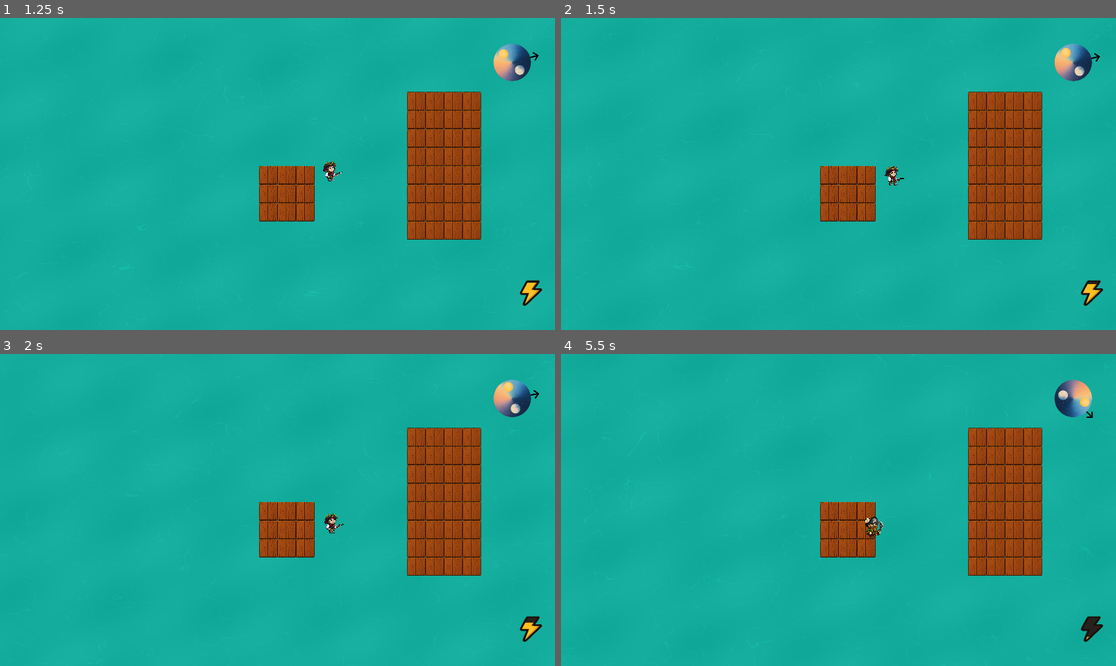
Above: before the commit, frames 1-4 (two rows, left to right).
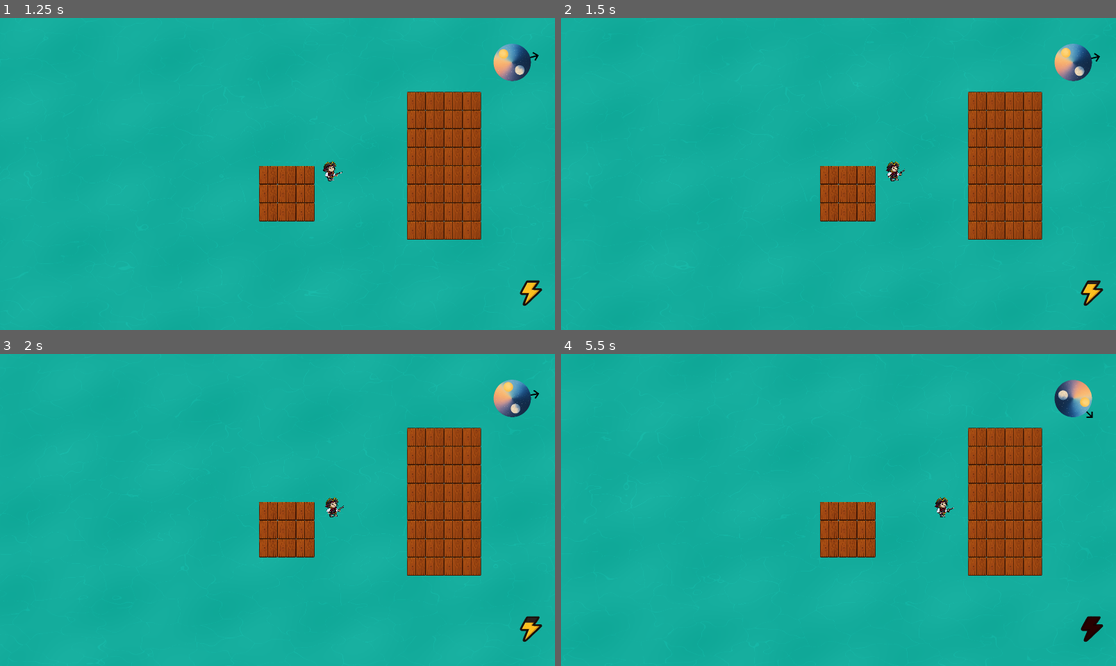
Above: after the commit, the same moments.

Repository: Maniutus/Balsa
Game: Godot game, scene res://Escenas/Main.tscn
Same seed, same stepped clock (60 frames per second), same inputs: the game is played once before the commit and once after it.
Inputs:
- Up to frame 1 (1.25 s): hold Right (ui_right) from 0.53 s (still down); hold D (der, bound only after the commit) from 0.53 s (still down); tap E (E, bound only after the commit) at 0.6 s
- Up to frame 2 (1.5 s): release Right (ui_right) at 1.28 s; release D (der, bound only after the commit) at 1.28 s; hold Down (ui_down) from 1.28 s (still down); tap D (der, bound only after the commit) at 1.35 s
- Up to frame 3 (2 s): keep holding Down (ui_down); tap E (E, bound only after the commit) at 1.55 s
- Up to frame 4 (5.5 s): release Down (ui_down) at 2.03 s; hold Right (ui_right) 2.03-2.78 s; hold D (der, bound only after the commit) 2.03-2.78 s; tap E (E, bound only after the commit) at 2.1, 3.05, 3.6, 4.55, 5.1 s; hold Up (ui_up) 2.78-3.53 s; tap D (der, bound only after the commit) at 2.85, 4.35 s; hold D (der, bound only after the commit) 3.53-4.28 s; hold Left (ui_left) 3.53-5.03 s; hold Down (ui_down) from 5.03 s (still down); hold D (der, bound only after the commit) from 5.03 s (still down)

Frame 1 is identical in both runs. In frame 2, 0.1% of the frame differs, in the area x 58-62%, y 45-54%; in frame 3, 0.2%; in frame 4, 0.4%, in the area x 54-98%, y 45-92%.

Commit message:
Reconocimiento e interaccion de la vela

Diff:
--- a/Escenas/Main.tscn
+++ b/Escenas/Main.tscn
@@ -58,7 +58,7 @@
 scale = Vector2(0.35, 0.35)
 
 [node name="SpawnPoint" type="Node2D" parent="."]
-position = Vector2(959, 607)
+position = Vector2(967, 617)
 
 [node name="Enviroment" parent="." instance=ExtResource("5_3yqt6")]
 position = Vector2(1772, 154)
--- a/Escenas/jugador.tscn
+++ b/Escenas/jugador.tscn
@@ -146,9 +146,9 @@
 [sub_resource type="RectangleShape2D" id="RectangleShape2D_40r6v"]
 size = Vector2(36, 19)
 
-[node name="Jugador" type="CharacterBody2D"]
+[node name="Jugador" type="CharacterBody2D" groups=["Jugadores"]]
 collision_layer = 4
-collision_mask = 0
+collision_mask = 8
 script = ExtResource("1_83bx5")
 
 [node name="UI" type="CanvasLayer" parent="."]
--- /dev/null
+++ b/Escenas/vela.tscn
@@ -0,0 +1,181 @@
+[gd_scene load_steps=11 format=3 uid="uid://c2sgf7uhkcs0f"]
+
+[ext_resource type="Texture2D" uid="uid://ds3ttg5frkt7p" path="res://Assets/Tiles/Balsa/Suelo/Suelo1.png" id="1_fvwu0"]
+[ext_resource type="Texture2D" uid="uid://ceh7dpkiifnlt" path="res://Assets/Tiles/Vela/2436359043_preview_XP_to_MV_030-Ship01a_PixelScaled.png" id="2_0wrfc"]
+[ext_resource type="Script" uid="uid://c2vna6t6ih6am" path="res://Scripts/vela.gd" id="3_0wrfc"]
+[ext_resource type="Texture2D" uid="uid://dnqtpiy1hakxr" path="res://Assets/Velas/VelaPH.png" id="3_jsnec"]
+[ext_resource type="PackedScene" uid="uid://dn7eurijy8sqn" path="res://Escenas/jugador.tscn" id="5_jsnec"]
+
+[sub_resource type="TileSetAtlasSource" id="TileSetAtlasSource_i4fna"]
+texture = ExtResource("1_fvwu0")
+texture_region_size = Vector2i(64, 64)
+0:0/0 = 0
+0:0/0/physics_layer_0/polygon_0/points = PackedVector2Array(-32, -32, 32, -32, 32, 32, -32, 32)
+
+[sub_resource type="TileSetAtlasSource" id="TileSetAtlasSource_8d5cs"]
+texture = ExtResource("2_0wrfc")
+texture_region_size = Vector2i(64, 64)
+use_texture_padding = false
+24:21/0 = 0
+25:21/0 = 0
+26:21/0 = 0
+27:21/0 = 0
+28:21/0 = 0
+29:21/0 = 0
+30:21/0 = 0
+31:21/0 = 0
+32:21/0 = 0
+33:21/0 = 0
+34:21/0 = 0
+35:21/0 = 0
+36:21/0 = 0
+37:21/0 = 0
+38:21/0 = 0
+39:21/0 = 0
+40:21/0 = 0
+41:21/0 = 0
+42:21/0 = 0
+43:21/0 = 0
+44:21/0 = 0
+44:22/0 = 0
+45:22/0 = 0
+46:22/0 = 0
+46:21/0 = 0
+45:21/0 = 0
+41:23/0 = 0
+40:23/0 = 0
+39:23/0 = 0
+38:23/0 = 0
+37:23/0 = 0
+36:24/0 = 0
+35:24/0 = 0
+34:24/0 = 0
+33:24/0 = 0
+32:24/0 = 0
+31:24/0 = 0
+24:22/0 = 0
+25:22/0 = 0
+26:22/0 = 0
+27:23/0 = 0
+28:23/0 = 0
+29:23/0 = 0
+30:23/0 = 0
+31:23/0 = 0
+32:23/0 = 0
+33:23/0 = 0
+34:22/0 = 0
+35:22/0 = 0
+36:22/0 = 0
+37:22/0 = 0
+38:22/0 = 0
+39:22/0 = 0
+40:22/0 = 0
+41:22/0 = 0
+42:22/0 = 0
+43:22/0 = 0
+44:23/0 = 0
+45:23/0 = 0
+47:22/0 = 0
+47:21/0 = 0
+46:23/0 = 0
+47:23/0 = 0
+45:24/0 = 0
+44:24/0 = 0
+43:24/0 = 0
+42:24/0 = 0
+41:24/0 = 0
+40:24/0 = 0
+39:24/0 = 0
+38:24/0 = 0
+38:25/0 = 0
+37:25/0 = 0
+37:24/0 = 0
+43:23/0 = 0
+42:23/0 = 0
+36:23/0 = 0
+35:23/0 = 0
+34:23/0 = 0
+31:22/0 = 0
+30:22/0 = 0
+29:22/0 = 0
+28:22/0 = 0
+27:22/0 = 0
+32:22/0 = 0
+33:22/0 = 0
+25:23/0 = 0
+26:23/0 = 0
+24:23/0 = 0
+25:24/0 = 0
+26:24/0 = 0
+27:24/0 = 0
+28:24/0 = 0
+29:24/0 = 0
+30:24/0 = 0
+32:25/0 = 0
+33:25/0 = 0
+34:25/0 = 0
+35:25/0 = 0
+36:25/0 = 0
+33:26/0 = 0
+34:26/0 = 0
+35:26/0 = 0
+36:26/0 = 0
+37:26/0 = 0
+38:26/0 = 0
+39:25/0 = 0
+6:5/size_in_atlas = Vector2i(6, 2)
+6:5/0 = 0
+
+[sub_resource type="TileSet" id="TileSet_5vk15"]
+tile_size = Vector2i(64, 64)
+physics_layer_0/collision_layer = 1
+physics_layer_0/collision_mask = 0
+sources/0 = SubResource("TileSetAtlasSource_i4fna")
+sources/3 = SubResource("TileSetAtlasSource_8d5cs")
+
+[sub_resource type="RectangleShape2D" id="RectangleShape2D_yop2u"]
+size = Vector2(10, 36)
+
+[sub_resource type="CapsuleShape2D" id="CapsuleShape2D_u50kn"]
+radius = 20.0
+height = 54.0
+
+[node name="Placeholder" type="Node2D"]
+
+[node name="TileMap" type="TileMap" parent="."]
+position = Vector2(22, 8)
+scale = Vector2(0.996544, 0.992749)
+tile_set = SubResource("TileSet_5vk15")
+collision_animatable = true
+format = 2
+layer_0/name = "Layer1"
+layer_0/tile_data = PackedInt32Array(655374, 0, 0, 655375, 0, 0, 589839, 0, 0, 589838, 0, 0, 524302, 0, 0, 524303, 0, 0, 524304, 0, 0, 589840, 0, 0, 655376, 0, 0, 262166, 0, 0, 327702, 0, 0, 393238, 0, 0, 458774, 0, 0, 524310, 0, 0, 589846, 0, 0, 655382, 0, 0, 720918, 0, 0, 262167, 0, 0, 327703, 0, 0, 393239, 0, 0, 458775, 0, 0, 524311, 0, 0, 589847, 0, 0, 655383, 0, 0, 720919, 0, 0, 262168, 0, 0, 327704, 0, 0, 393240, 0, 0, 458776, 0, 0, 524312, 0, 0, 589848, 0, 0, 655384, 0, 0, 720920, 0, 0, 262169, 0, 0, 327705, 0, 0, 393241, 0, 0, 458777, 0, 0, 524313, 0, 0, 589849, 0, 0, 655385, 0, 0, 720921, 0, 0)
+
+[node name="Jugador" parent="." instance=ExtResource("5_jsnec")]
+position = Vector2(976, 620)
+scale = Vector2(0.35, 0.35)
+
+[node name="Vela" type="StaticBody2D" parent="."]
+collision_layer = 8
+collision_mask = 4
+script = ExtResource("3_0wrfc")
+
+[node name="Sprite2D" type="Sprite2D" parent="Vela"]
+position = Vector2(1008, 525)
+texture = ExtResource("3_jsnec")
+
+[node name="Mastil" type="CollisionShape2D" parent="Vela"]
+position = Vector2(1009, 538)
+shape = SubResource("RectangleShape2D_yop2u")
+
+[node name="Interact" type="Area2D" parent="Vela"]
+position = Vector2(1010, 539)
+collision_layer = 8
+collision_mask = 4
+
+[node name="InteractCollision" type="CollisionShape2D" parent="Vela/Interact"]
+shape = SubResource("CapsuleShape2D_u50kn")
+debug_color = Color(0.726248, 0.337024, 0.847154, 0.42)
+
+[connection signal="body_entered" from="Vela/Interact" to="Vela" method="_on_interact_body_entered"]
+[connection signal="body_exited" from="Vela/Interact" to="Vela" method="_on_interact_body_exited"]
--- a/Scripts/jugador.gd
+++ b/Scripts/jugador.gd
@@ -61,8 +61,8 @@
 
 	# 1) Input
 	var dir = Vector2(
-		Input.get_action_strength("ui_right") - Input.get_action_strength("ui_left"),
-		Input.get_action_strength("ui_down")  - Input.get_action_strength("ui_up")
+		Input.get_action_strength("der") - Input.get_action_strength("izq"),
+		Input.get_action_strength("down")  - Input.get_action_strength("up")
 	).normalized()
 
 	# 2) Elegir animación según estado y movimiento
--- /dev/null
+++ b/Scripts/vela.gd
@@ -0,0 +1,40 @@
+extends Node2D
+
+enum ACTIVE {ON, OFF}
+var state = ACTIVE.ON
+var vela_activa = false
+
+
+func _physics_process(delta: float) -> void:
+	interaction(delta)
+
+func direccion():
+	#Aqui iria el giro, las marchas y los cambios de sprites
+	pass
+
+func _on_interact_body_entered(body : Node2D):
+	body.is_in_group("Jugadores")
+	state = ACTIVE.ON
+		#if Input.action_press("E"):
+	print ("Vela Activa")
+
+func _on_interact_body_exited(body: Node2D) -> void:
+	body.is_in_group("Jugadores")
+	state = ACTIVE.OFF
+
+
+#Codigo de Interaccion
+func interaction(delta):
+	if state == ACTIVE.ON:
+		if Input.is_action_just_pressed("E"):
+			vela_activa = !vela_activa
+			if vela_activa  :
+				print("Abre Vela")
+			elif !vela_activa :
+				print ("Cierra Vela")
+
+
+
+#jugador pierde movilidad
+#jugador controla la vela (marchas y direccion)
+#Pulsa E
--- a/project.godot
+++ b/project.godot
@@ -30,6 +30,38 @@
 "res://Shaders/": "pink"
 }
 
+[global_group]
+
+Jugadores=""
+
+[input]
+
+izq={
+"deadzone": 0.2,
+"events": [Object(InputEventKey,"resource_local_to_scene":false,"resource_name":"","device":-1,"window_id":0,"alt_pressed":false,"shift_pressed":false,"ctrl_pressed":false,"meta_pressed":false,"pressed":false,"keycode":0,"physical_keycode":65,"key_label":0,"unicode":97,"location":0,"echo":false,"script":null)
+]
+}
+der={
+"deadzone": 0.2,
+"events": [Object(InputEventKey,"resource_local_to_scene":false,"resource_name":"","device":-1,"window_id":0,"alt_pressed":false,"shift_pressed":false,"ctrl_pressed":false,"meta_pressed":false,"pressed":false,"keycode":0,"physical_keycode":68,"key_label":0,"unicode":100,"location":0,"echo":false,"script":null)
+]
+}
+up={
+"deadzone": 0.2,
+"events": [Object(InputEventKey,"resource_local_to_scene":false,"resource_name":"","device":-1,"window_id":0,"alt_pressed":false,"shift_pressed":false,"ctrl_pressed":false,"meta_pressed":false,"pressed":false,"keycode":0,"physical_keycode":87,"key_label":0,"unicode":119,"location":0,"echo":false,"script":null)
+]
+}
+down={
+"deadzone": 0.2,
+"events": [Object(InputEventKey,"resource_local_to_scene":false,"resource_name":"","device":-1,"window_id":0,"alt_pressed":false,"shift_pressed":false,"ctrl_pressed":false,"meta_pressed":false,"pressed":false,"keycode":0,"physical_keycode":83,"key_label":0,"unicode":115,"location":0,"echo":false,"script":null)
+]
+}
+E={
+"deadzone": 0.2,
+"events": [Object(InputEventKey,"resource_local_to_scene":false,"resource_name":"","device":-1,"window_id":0,"alt_pressed":false,"shift_pressed":false,"ctrl_pressed":false,"meta_pressed":false,"pressed":false,"keycode":0,"physical_keycode":69,"key_label":0,"unicode":101,"location":0,"echo":false,"script":null)
+]
+}
+
 [layer_names]
 
 2d_physics/layer_1="Suelo"
Binary file added: Assets/Tiles/Vela/2436359043_preview_XP_to_MV_030-Ship01a_PixelScaled.png
Not shown, added: Assets/Tiles/Vela/2436359043_preview_XP_to_MV_030-Ship01a_PixelScaled.png.import
Binary file added: Assets/Tiles/Vela/shipti10.png
Not shown, added: Assets/Tiles/Vela/shipti10.png.import
Binary file added: Assets/Velas/VelaPH.png
Not shown, added: Assets/Velas/VelaPH.png.import
Not shown: 2 places in Escenas/Main.tscn that only renumber resources
Not shown, added: Scripts/vela.gd.uid
